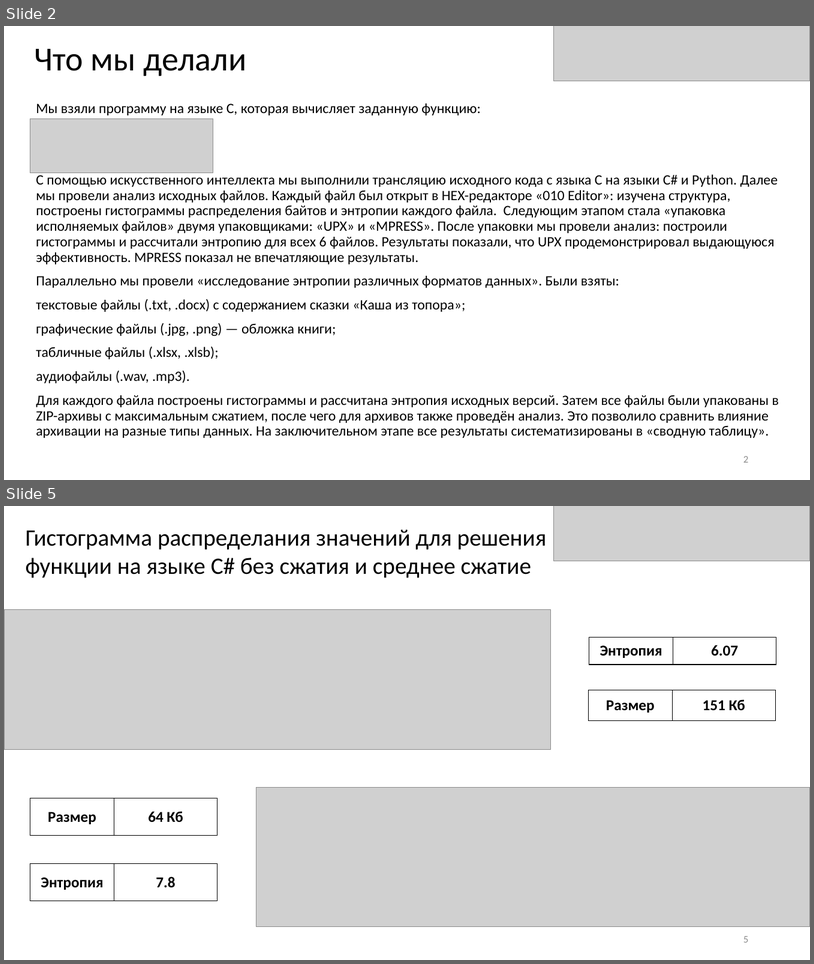
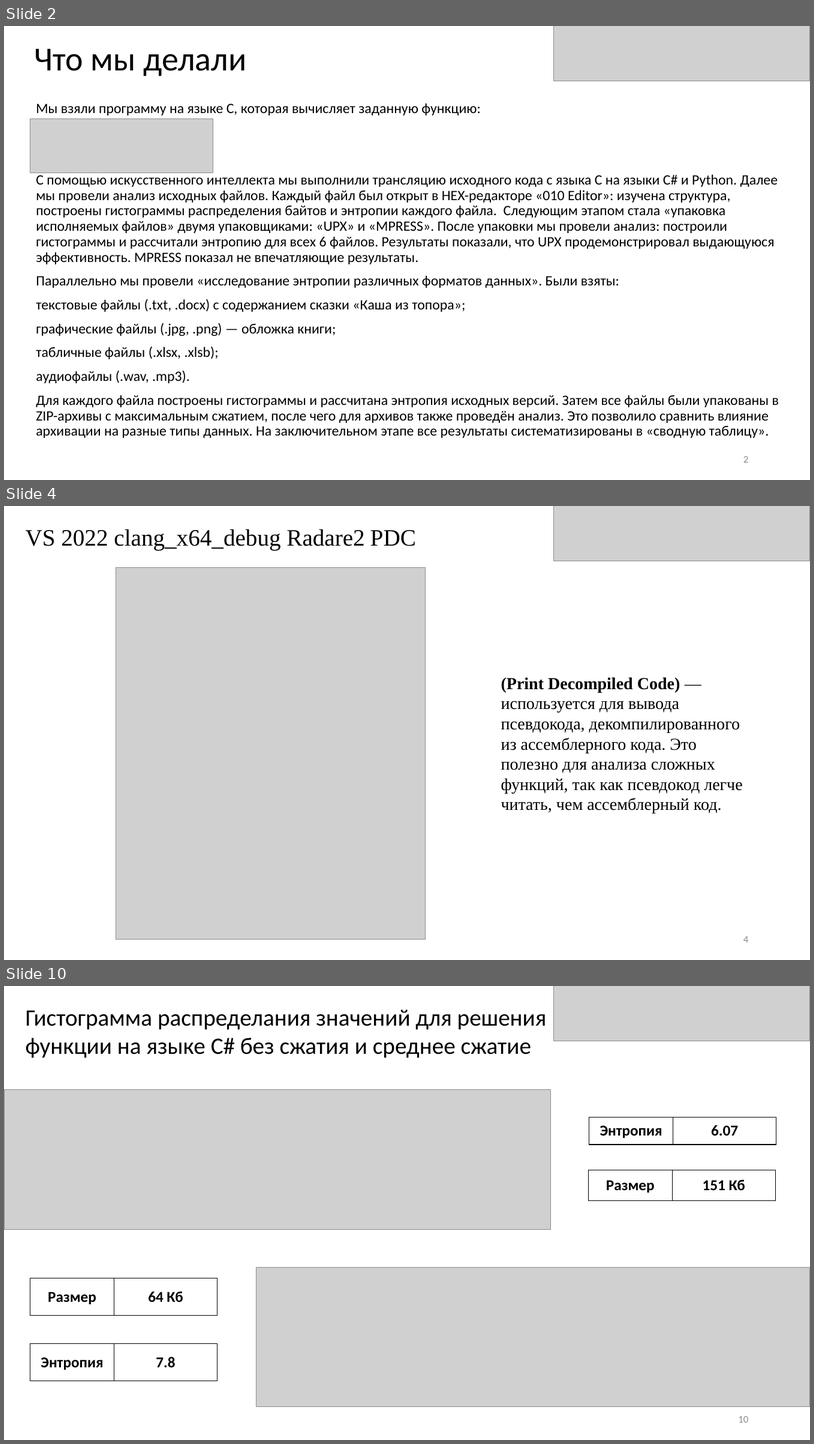
Before and after one commit to Ann1703/Reverse_Engineering_LAB, a slide deck: Лр2_С Буланый Дышлевая.pptx. Shown one above the other, each under a label of ours: slides 2 and 5 before the commit, slides 2, 4 and 10 after it; the slides between them are not shown. The pictures are 814x964 and 814x1444 pixels, drawn with LibreOffice and Linux fonts; fonts in the diff are those of the drawing; grey boxes stand for pictures. Boxes give left, top, right and bottom in pixels: in the first picture for what was removed or moved away, otherwise in the second. Text is boxed around its words. In the diff, an @@ line names an element or a change of style, - is before the commit and + after.

```diff
--- a/Лр2_С Буланый Дышлевая.pptx
+++ b/Лр2_С Буланый Дышлевая.pptx
@@ slide 4 added at box(4, 506, 810, 960), background #FFFFFF @@
@@ picture added at box(554, 506, 810, 561) @@
@@ text added at box(26, 529, 416, 550), 28 pt, text #000000 @@
+VS 2022 clang_x64_debug Radare2 PDС
@@ picture added at box(116, 568, 426, 939) @@
@@ text added at box(501, 677, 743, 813), 20 pt, text #000000 @@
+(Print Decompiled Code) — используется для вывода псевдокода, декомпилированного из ассемблерного кода. Это полезно для анализа сложных функций, так как псевдокод легче читать, чем ассемблерный код.
@@ page number added at box(744, 936, 749, 942), 12 pt, text #8C8C8C @@
+4
@@ what was slide 5 is now slide 10 @@
@@ page number at box(738, 1416, 749, 1422): text changed @@
-5
+10
```
Also in this commit, not shown: 1 slide changed, 5 other slides added, 1 slide removed.
